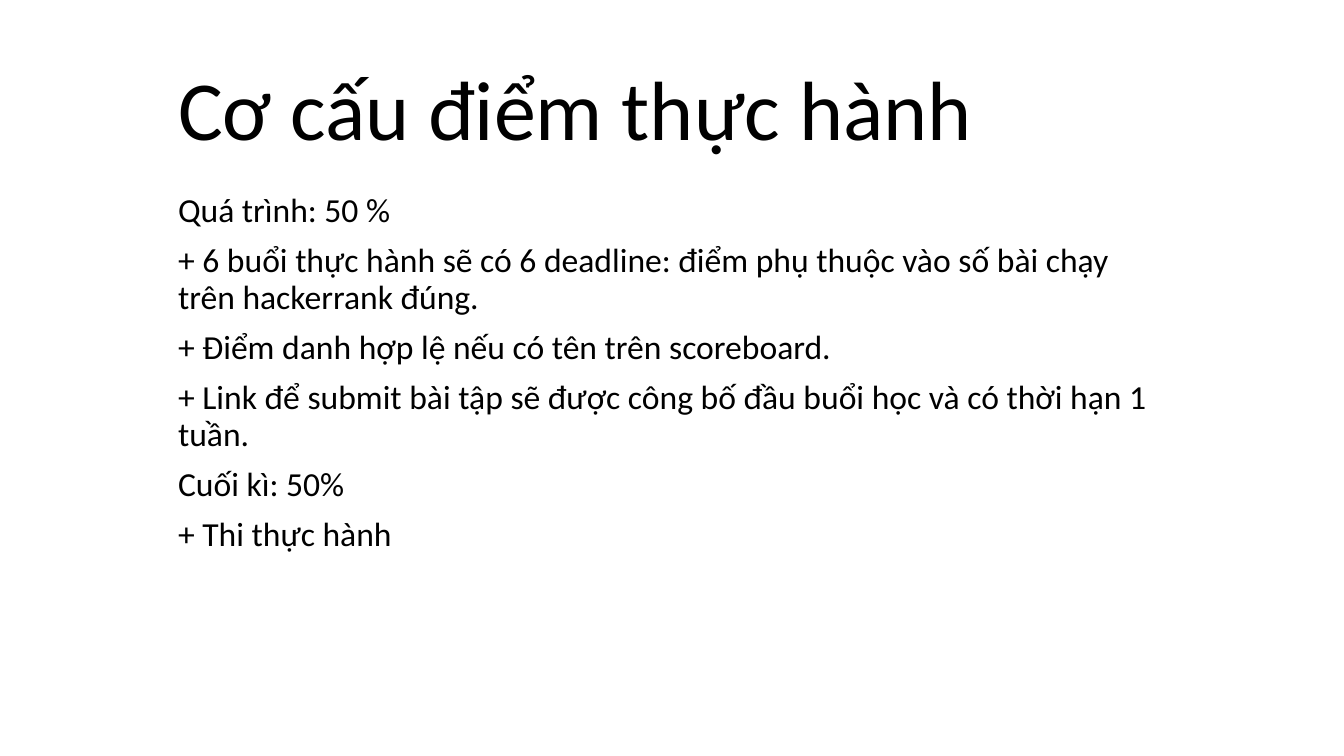
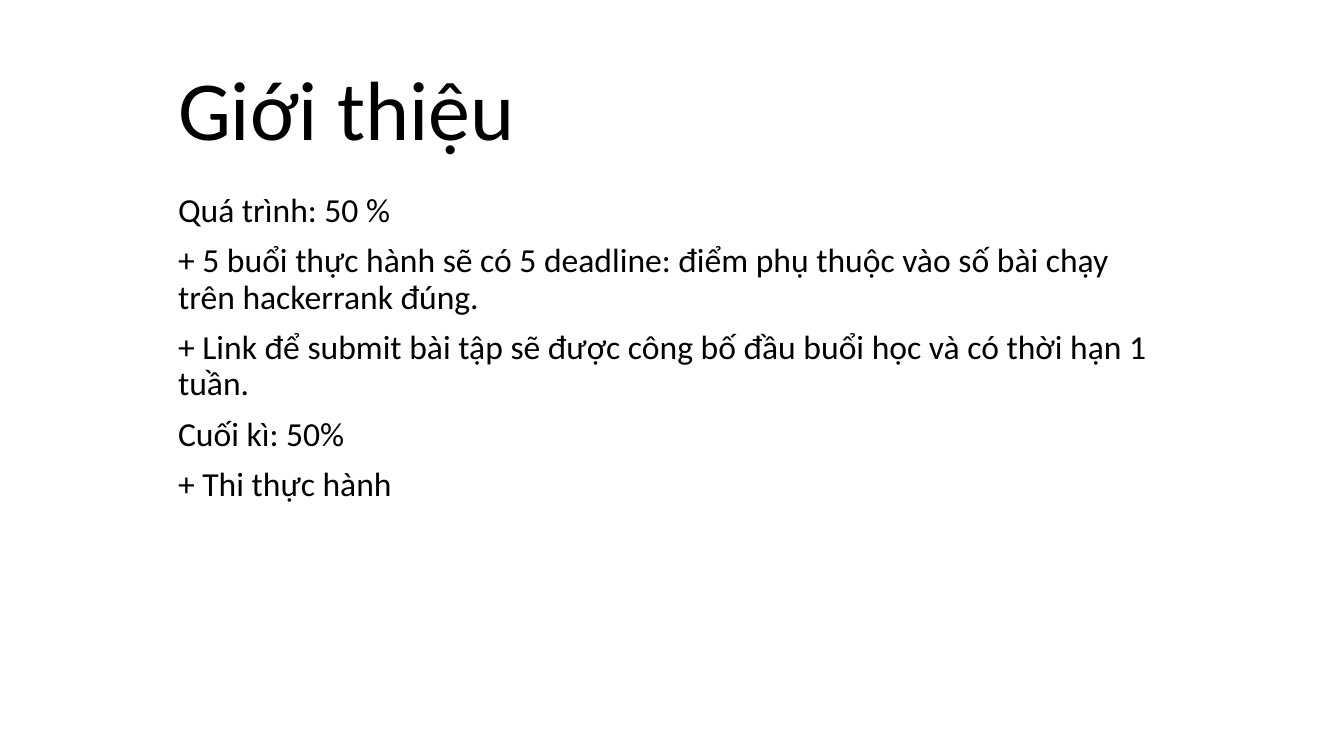
Before and after one commit to vutuanhai237/CourseMaterials, a slide deck: slide 2 of IT002-OOP/Lab 1. BasicCplusplus.pptx. Drawn at 1344x756 pixels with LibreOffice and Linux fonts; fonts in the diff are those of the drawing. Boxes give left, top, right and bottom in pixels: in the first picture for what was removed or moved away, otherwise in the second. Text is boxed around its words. In the diff, an @@ line names an element or a change of style, - is before the commit and + after.

```diff
--- a/IT002-OOP/Lab 1. BasicCplusplus.pptx
+++ b/IT002-OOP/Lab 1. BasicCplusplus.pptx
@@ title at [178, 81, 514, 155]: text changed @@
-Cơ cấu điểm thực hành
+Giới thiệu
@@ subtitle at [178, 246, 1109, 315]: text changed @@
-+ 6 buổi thực hành sẽ có 6 deadline: điểm phụ thuộc vào số bài chạy trên hackerrank đúng.
-+ Điểm danh hợp lệ nếu có tên trên scoreboard.
++ 5 buổi thực hành sẽ có 5 deadline: điểm phụ thuộc vào số bài chạy trên hackerrank đúng.
```
Also in this commit, not shown: 1 other slide changed, 4 other files.
